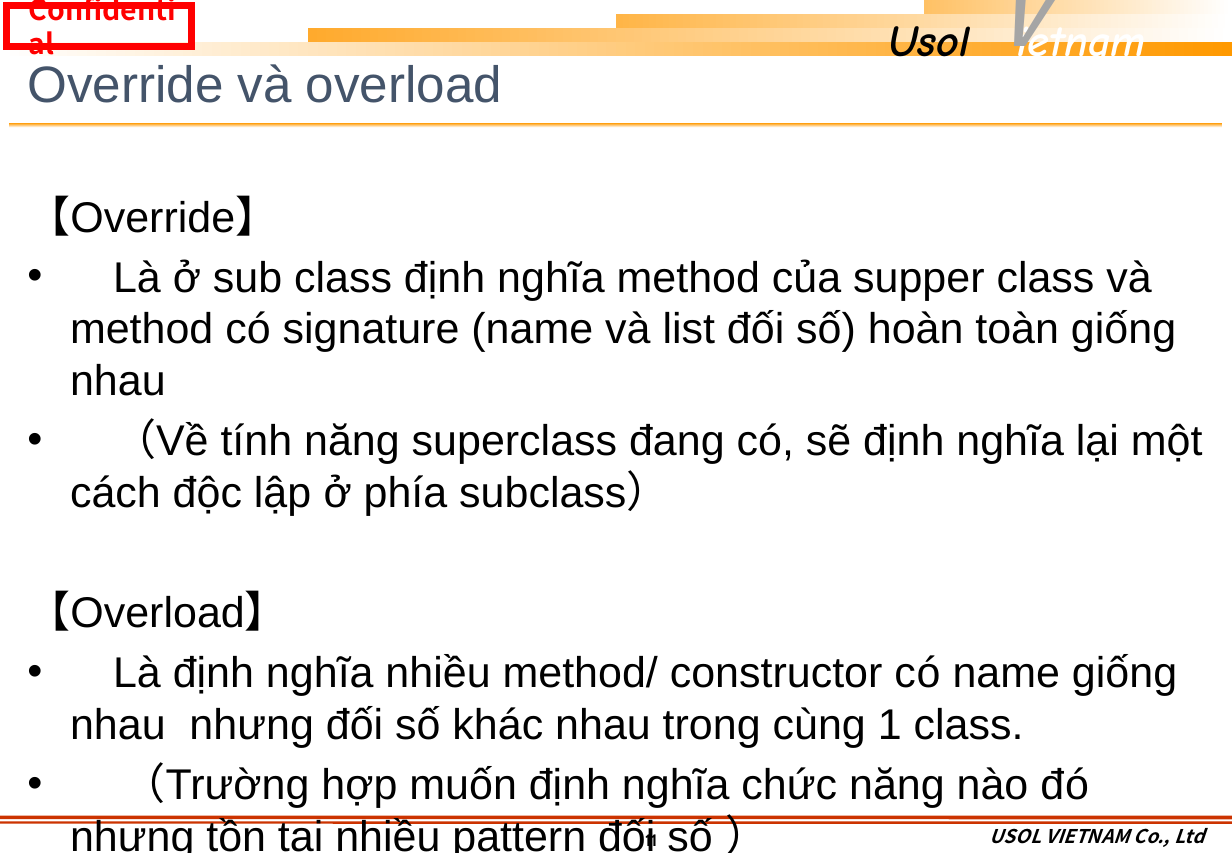
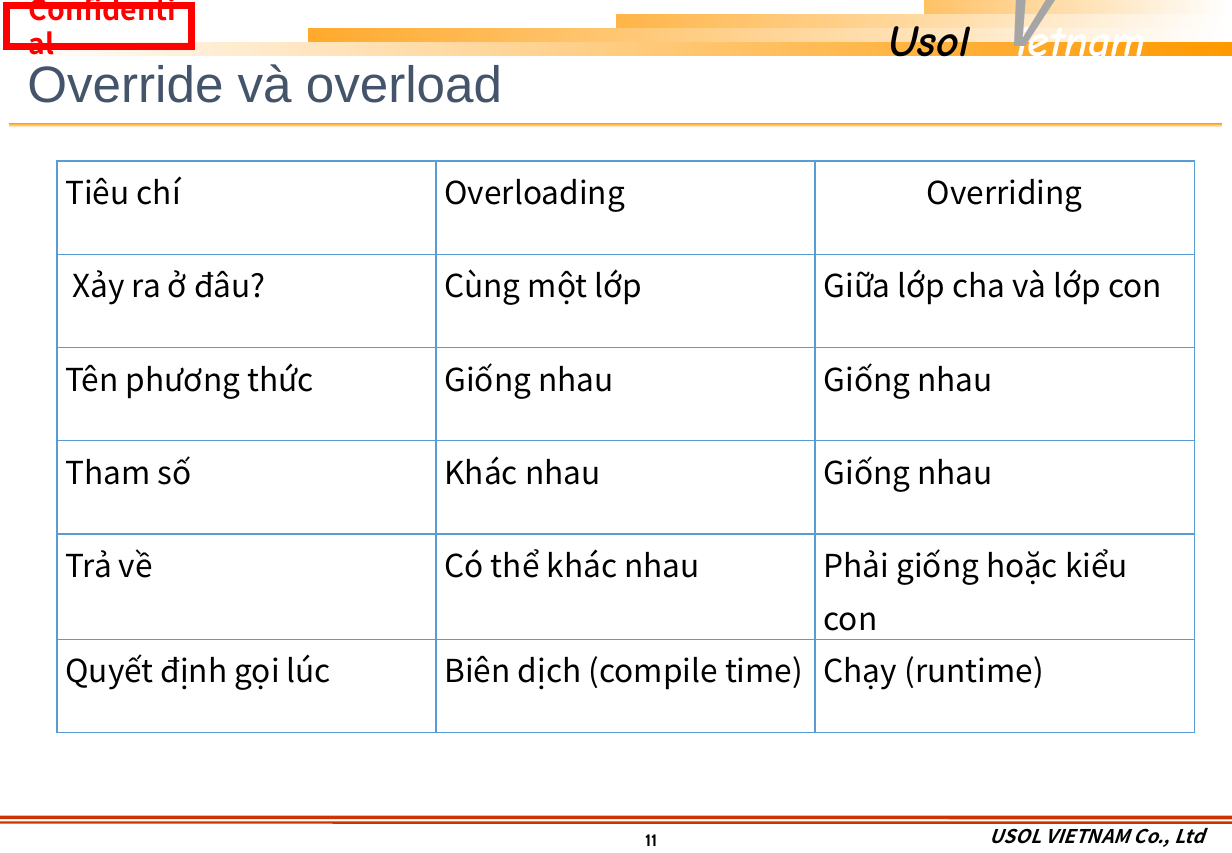
Before and after one commit to khuongmaingoc/javaDoc, a slide deck: slide 11 of Java_Week6.pptx. Drawn at 1232x853 pixels with LibreOffice and Linux fonts; fonts in the diff are those of the drawing; background and template pictures are left out. Boxes give left, top, right and bottom in pixels: in the first picture for what was removed or moved away, otherwise in the second. Text is boxed around its words. In the diff, an @@ line names an element or a change of style, - is before the commit and + after.

```diff
--- a/Java_Week6.pptx
+++ b/Java_Week6.pptx
@@ table added at (57, 162, 1193, 721), 6 rows, 3 columns @@
+Tiêu chí | Overloading | Overriding
+Xảy ra ở đâu? | Cùng một lớp | Giữa lớp cha và lớp con
+Tên phương thức | Giống nhau | Giống nhau
+Tham số | Khác nhau | Giống nhau
+Trả về | Có thể khác nhau | Phải giống hoặc kiểu con
+Quyết định gọi lúc | Biên dịch (compile time) | Chạy (runtime)
@@ text removed at (27, 195, 1203, 808) @@
-【Override】
-• Là ở sub class định nghĩa method của supper class và method có signature (name và list đối số) hoàn toàn giống nhau
-• （Về tính năng superclass đang có, sẽ định nghĩa lại một cách độc lập ở phía subclass）
-【Overload】
-• Là định nghĩa nhiều method/ constructor có name giống nhau nhưng đối số khác nhau trong cùng 1 class.
-• （Trường hợp muốn định nghĩa chức năng nào đó nhưng tồn tại nhiều pattern đối số ）
```
Also in this commit, not shown: 1 other file.
